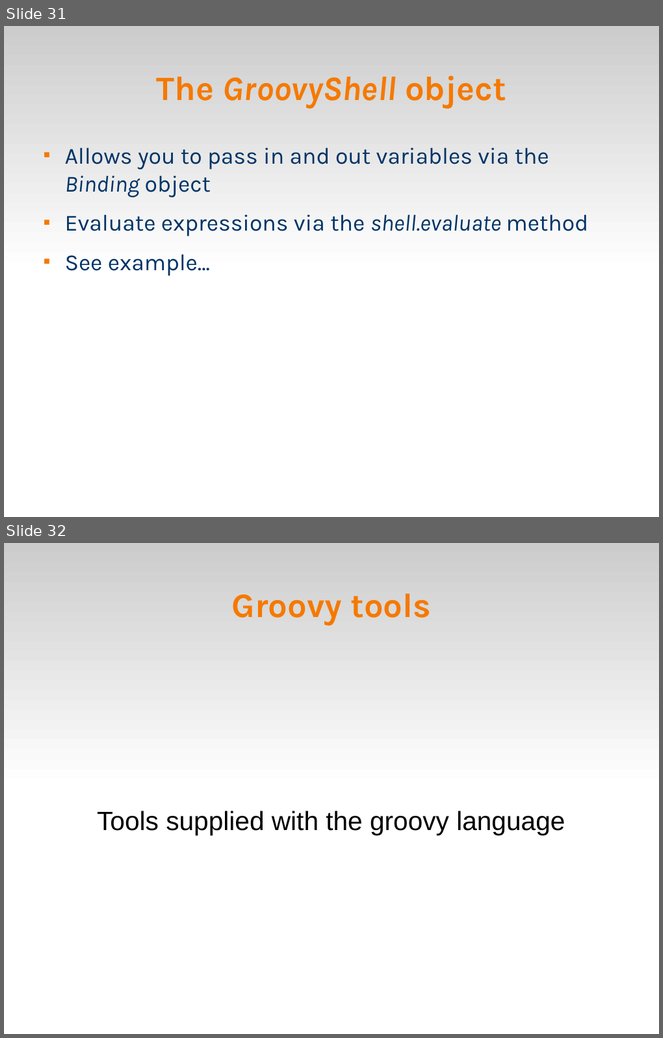
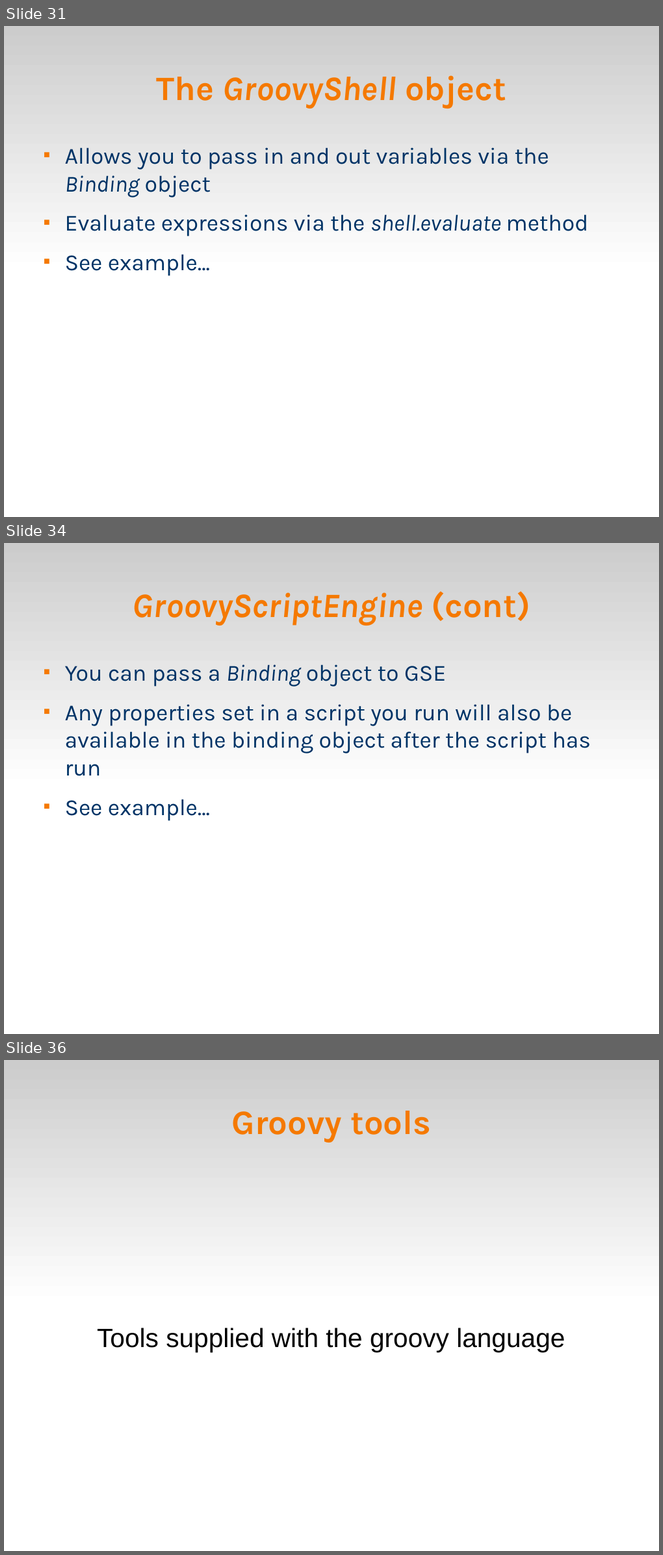
Before and after one commit to veltzer/demos, a slide deck: groovy/doc/groovy.odp. Shown one above the other, each under a label of ours: slides 31 and 32 before the commit, slides 31, 34 and 36 after it; the slides between them are not shown. The pictures are 663x1038 and 663x1555 pixels, drawn with LibreOffice and Linux fonts; fonts in the diff are those of the drawing. Boxes give left, top, right and bottom in pixels: in the first picture for what was removed or moved away, otherwise in the second. Text is boxed around its words. In the diff, an @@ line names an element or a change of style, - is before the commit and + after.

```diff
--- a/groovy/doc/groovy.odp
+++ b/groovy/doc/groovy.odp
@@ slide 34 added at bbox=[4, 543, 659, 1034], background #FFFFFF; not listed: 1 template element that a slide beside it also shows @@
@@ title added at bbox=[133, 591, 530, 626], 41.4 pt, text #F57900, bold, italic @@
+GroovyScriptEngine (cont)
@@ text added at bbox=[65, 665, 592, 821], 28 pt, text #003366 @@
+■ You can pass a Binding object to GSE
+■ Any properties set in a script you run will also be available in the binding object after the script has run
+■ See example...
@@ what was slide 32 is now slide 36 @@
```
Also in this commit, not shown: 2 slides changed, 3 other slides added, 2 other files.
